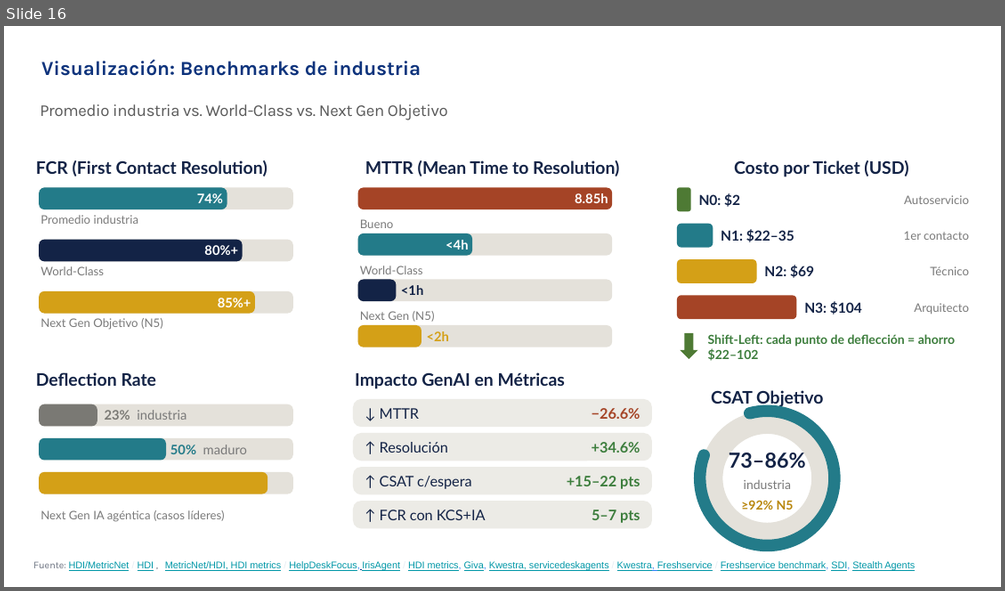
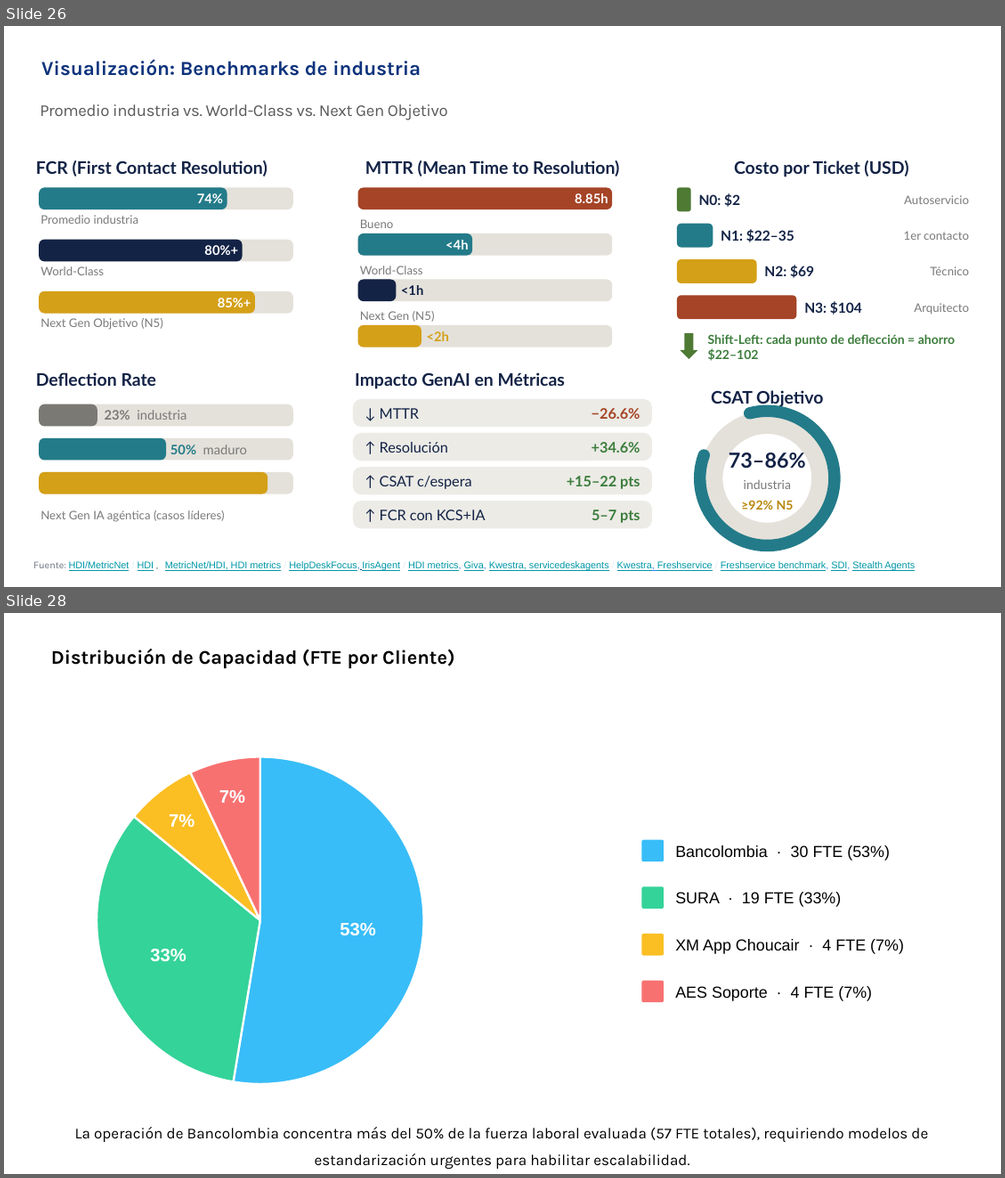
Before and after one commit to nataliazarthapersonalsoft/mesadeservicio-modernizacionaplicaciones, a slide deck: 02-Ingenieria/01-investigacion_operaciones/04-lecciones_aprendidas/Levantar lecciones aprendidas mesas actuales.pptx. Shown one above the other, each under a label of ours: slide 16 before the commit, slides 26 and 28 after it; the slides between them are not shown. The pictures are 1005x591 and 1005x1178 pixels, drawn with LibreOffice and Linux fonts; fonts in the diff are those of the drawing; background and template pictures are left out. Boxes give left, top, right and bottom in pixels: in the first picture for what was removed or moved away, otherwise in the second. Text is boxed around its words. In the diff, an @@ line names an element or a change of style, - is before the commit and + after.

```diff
--- a/02-Ingenieria/01-investigacion_operaciones/04-lecciones_aprendidas/Levantar lecciones aprendidas mesas actuales.pptx
+++ b/02-Ingenieria/01-investigacion_operaciones/04-lecciones_aprendidas/Levantar lecciones aprendidas mesas actuales.pptx
@@ slide 28 added at (4, 613, 1001, 1174), background #FFFFFF @@
@@ title added at (51, 649, 455, 669), 14 pt, text #000000, bold @@
+Distribución de Capacidad (FTE por Cliente)
@@ pie slice (boxed as its full ellipse) added at (97, 756, 424, 1084), fill #38BDF8, outline #FFFFFF 1.5 pt @@
@@ pie slice (boxed as its full ellipse) added at (97, 756, 424, 1084), fill #34D399, outline #FFFFFF 1.5 pt @@
@@ pie slice (boxed as its full ellipse) added at (97, 756, 424, 1084), fill #FBBF24, outline #FFFFFF 1.5 pt @@
@@ pie slice (boxed as its full ellipse) added at (97, 756, 424, 1084), fill #F87171, outline #FFFFFF 1.5 pt @@
@@ text added at (219, 790, 245, 803), 13 pt, text #FFFFFF, bold @@
+7%
@@ text added at (169, 814, 194, 827), 13 pt, text #FFFFFF, bold @@
+7%
@@ rounded rectangle added at (642, 839, 663, 861), fill #38BDF8 @@
@@ text added at (675, 845, 890, 860), 11.5 pt, text #000000 @@
+Bancolombia · 30 FTE (53%)
@@ rounded rectangle added at (642, 886, 663, 908), fill #34D399 @@
@@ text added at (675, 892, 841, 907), 11.5 pt, text #000000 @@
+SURA · 19 FTE (33%)
@@ text added at (340, 923, 375, 935), 13 pt, text #FFFFFF, bold @@
+53%
@@ text added at (150, 949, 186, 961), 13 pt, text #FFFFFF, bold @@
+33%
@@ rounded rectangle added at (642, 934, 663, 956), fill #FBBF24 @@
@@ text added at (675, 939, 904, 954), 11.5 pt, text #000000 @@
+XM App Choucair · 4 FTE (7%)
@@ rounded rectangle added at (642, 981, 663, 1003), fill #F87171 @@
@@ text added at (675, 986, 872, 1001), 11.5 pt, text #000000 @@
+AES Soporte · 4 FTE (7%)
@@ text added at (75, 1127, 928, 1169), 11 pt, text #000000 @@
+La operación de Bancolombia concentra más del 50% de la fuerza laboral evaluada (57 FTE totales), requiriendo modelos de estandarización urgentes para habilitar escalabilidad.
@@ what was slide 16 is now slide 26 @@
```
Also in this commit, not shown: 11 slides changed, 6 other slides added, 33 slides removed, 9 other files.
